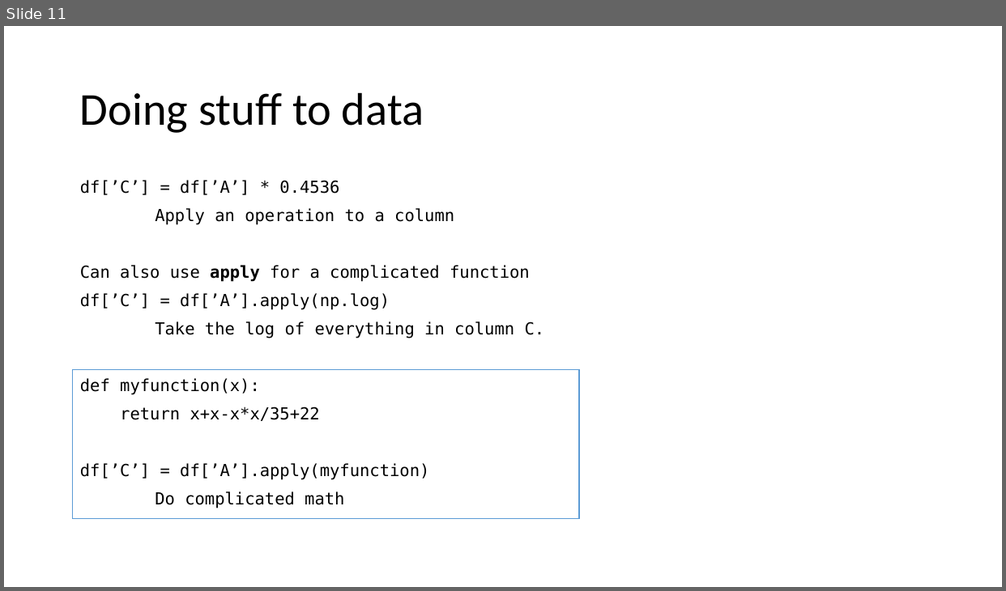
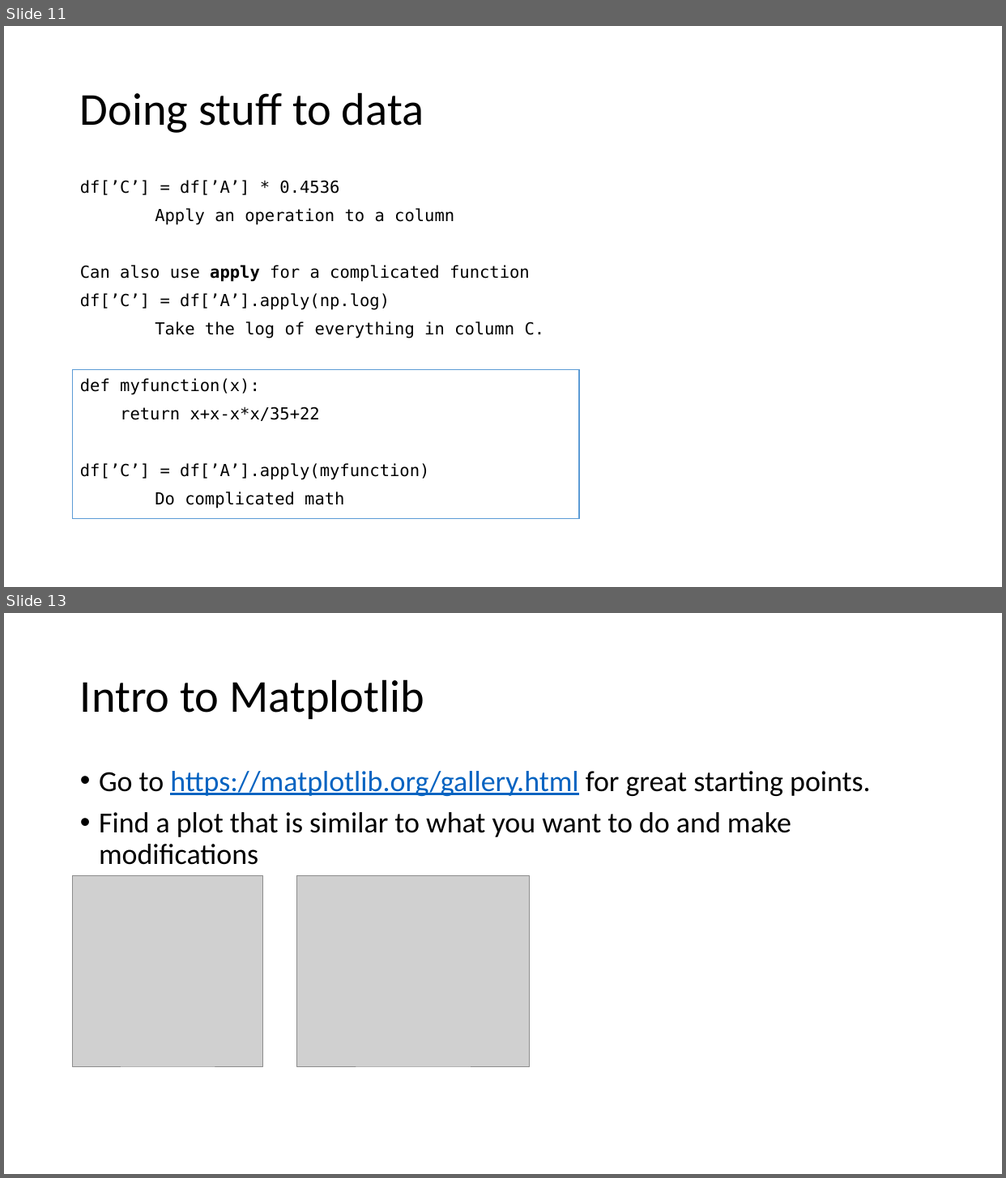
Before and after one commit to LimnoTech/Python-Data-Analysis-Course, a slide deck: Day2/UsingPandas/Introduction to Pandas.pptx. Shown one above the other, each under a label of ours: slide 11 before the commit, slides 11 and 13 after it; the slides between them are not shown. The pictures are 1006x591 and 1006x1178 pixels, drawn with LibreOffice and Linux fonts; fonts in the diff are those of the drawing; grey boxes stand for pictures. Boxes give left, top, right and bottom in pixels: in the first picture for what was removed or moved away, otherwise in the second. Text is boxed around its words. In the diff, an @@ line names an element or a change of style, - is before the commit and + after.

```diff
--- a/Day2/UsingPandas/Introduction to Pandas.pptx
+++ b/Day2/UsingPandas/Introduction to Pandas.pptx
@@ slide 13 added at [4, 613, 1002, 1174], background #FFFFFF @@
@@ title added at [80, 679, 424, 719], 44 pt, text #000000 @@
+Intro to Matplotlib
@@ text added at [99, 771, 871, 865], 28 pt, text #000000 @@
+• Go to https://matplotlib.org/gallery.html for great starting points.
+• Find a plot that is similar to what you want to do and make modifications
@@ picture added at [73, 876, 263, 1067] @@
@@ picture added at [296, 876, 530, 1067] @@
```
Also in this commit, not shown: 3 other slides added, 25 other files.
